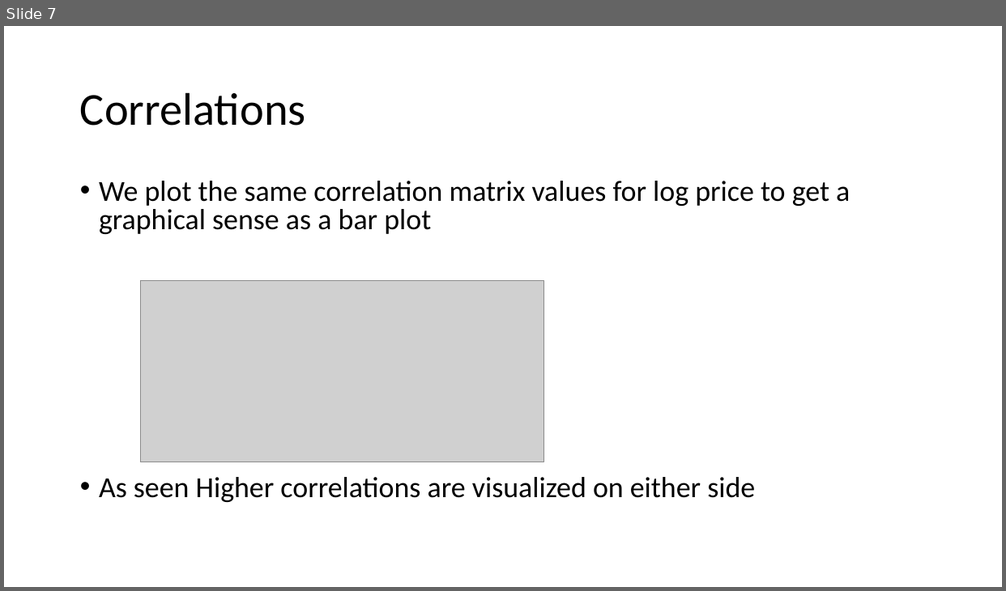
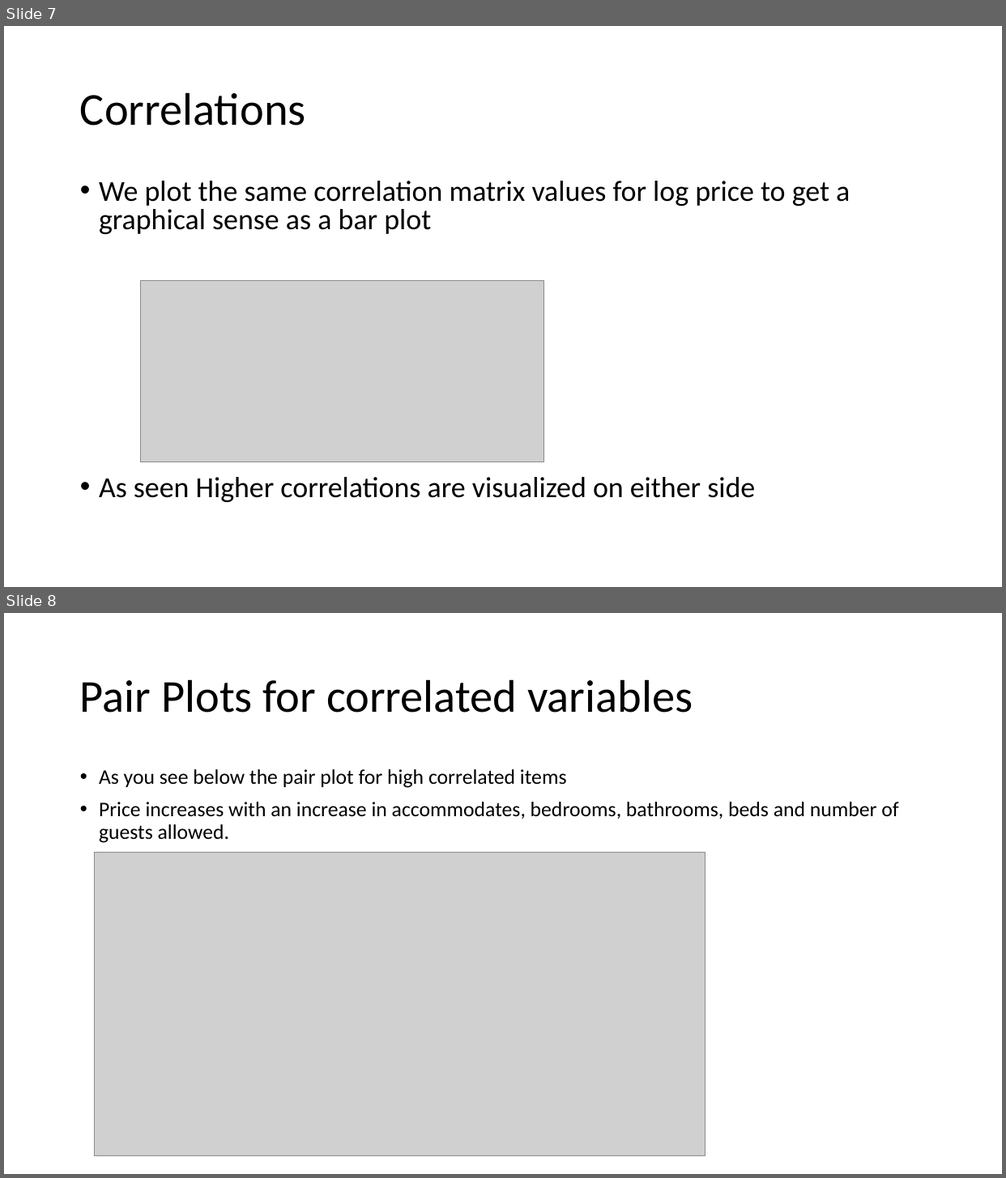
Before and after one commit to gatsb26/springboard_DSC, a slide deck: Capstone Project 1/Data Story Capstone Project 1.pptx. Shown one above the other, each under a label of ours: slide 7 before the commit, slides 7 and 8 after it. The pictures are 1006x591 and 1006x1178 pixels, drawn with LibreOffice and Linux fonts; fonts in the diff are those of the drawing; grey boxes stand for pictures. Boxes give left, top, right and bottom in pixels: in the first picture for what was removed or moved away, otherwise in the second. Text is boxed around its words. In the diff, an @@ line names an element or a change of style, - is before the commit and + after.

```diff
--- a/Capstone Project 1/Data Story Capstone Project 1.pptx
+++ b/Capstone Project 1/Data Story Capstone Project 1.pptx
@@ slide 8 added at (x1=4, y1=613, x2=1002, y2=1174), background #FFFFFF @@
@@ title added at (x1=80, y1=679, x2=692, y2=713), 44 pt, text #000000 @@
+Pair Plots for correlated variables
@@ text added at (x1=99, y1=769, x2=898, y2=843), 20 pt, text #000000 @@
+• As you see below the pair plot for high correlated items
+• Price increases with an increase in accommodates, bedrooms, bathrooms, beds and number of guests allowed.
@@ picture added at (x1=95, y1=853, x2=705, y2=1157) @@
```
Also in this commit, not shown: 1 slide changed, 1 other slide added.
